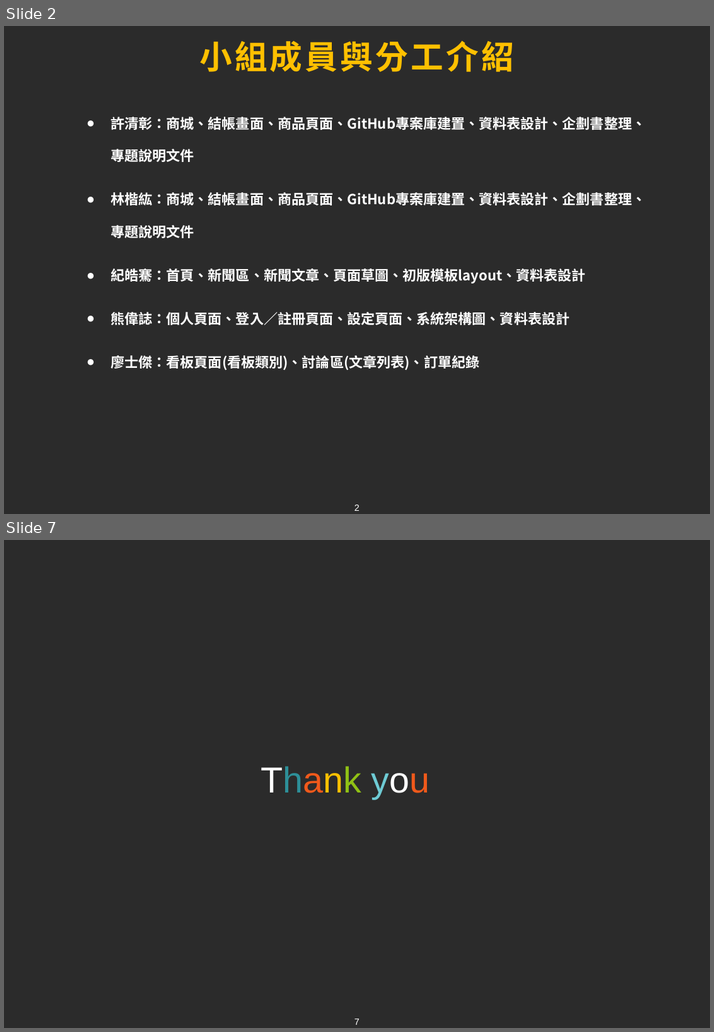
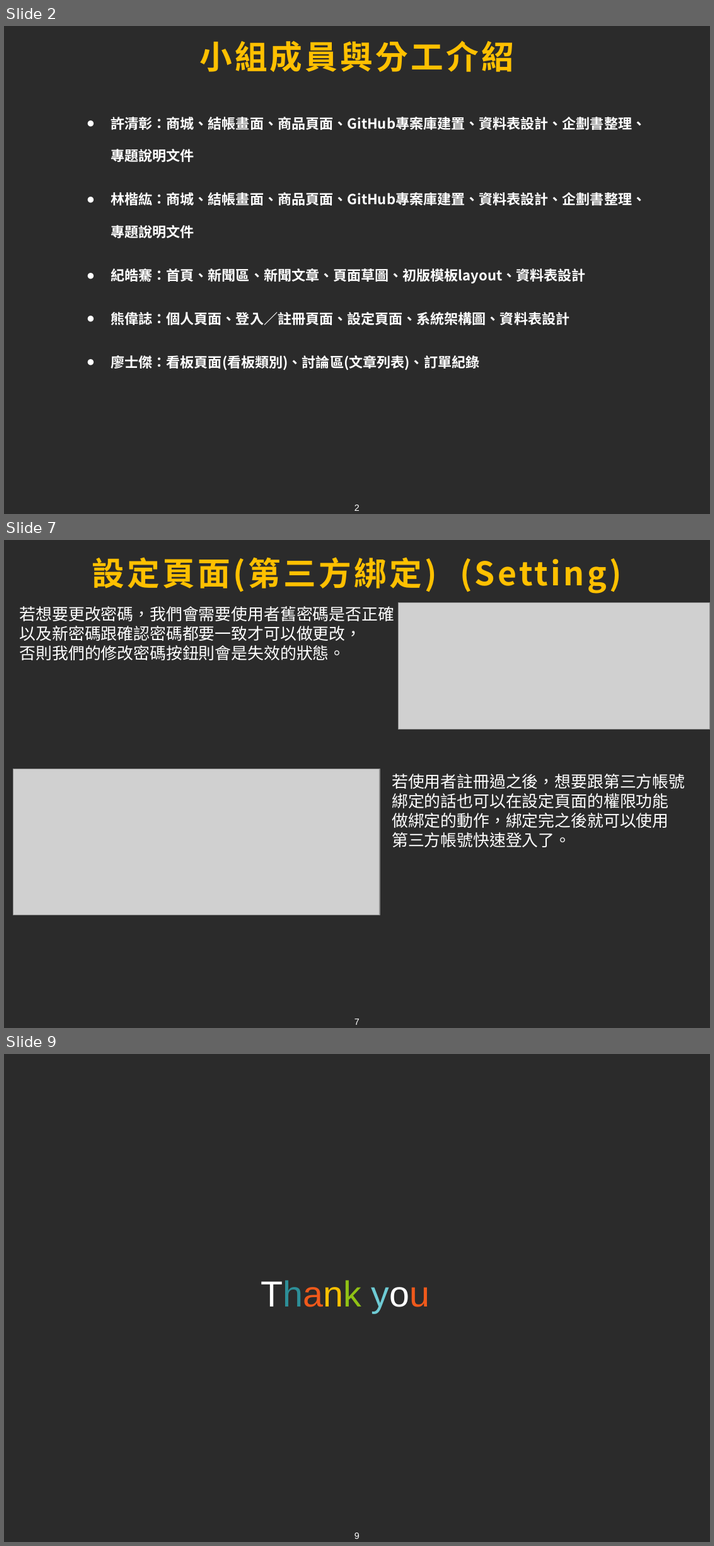
Before and after one commit to tim93009/FinalProject_GameForum, a slide deck: docs/ppt/xiong.pptx. Shown one above the other, each under a label of ours: slides 2 and 7 before the commit, slides 2, 7 and 9 after it; the slides between them are not shown. The pictures are 714x1032 and 714x1546 pixels, drawn with LibreOffice and Linux fonts; fonts in the diff are those of the drawing; grey boxes stand for pictures; background and template pictures are left out; a plain dark background stands for a picture behind light text. Boxes give left, top, right and bottom in pixels: in the first picture for what was removed or moved away, otherwise in the second. Text is boxed around its words. In the diff, an @@ line names an element or a change of style, - is before the commit and + after.

Commit message:
ppt修改

```diff
--- a/docs/ppt/xiong.pptx
+++ b/docs/ppt/xiong.pptx
@@ slide 7 added at (4,540,710,1028), background picture (left out); not listed: 1 template element that a slide beside it also shows @@
@@ title added at (92,557,621,594), 36 pt, text #FFC000, bold @@
+設定頁面(第三方綁定) (Setting)
@@ text added at (20,606,394,660), 18 pt, text #FFFFFF @@
+若想要更改密碼，我們會需要使用者舊密碼是否正確
+以及新密碼跟確認密碼都要一致才可以做更改，
+否則我們的修改密碼按鈕則會是失效的狀態。
@@ picture added at (398,603,710,730) @@
@@ picture added at (13,769,379,915) @@
@@ text added at (391,774,684,847), 18 pt, text #FFFFFF @@
+若使用者註冊過之後，想要跟第三方帳號綁定的話也可以在設定頁面的權限功能
+做綁定的動作，綁定完之後就可以使用
+第三方帳號快速登入了。
@@ what was slide 7 is now slide 9 @@
@@ page number at (354,1533,359,1539): text changed @@
-7
+9
```
Also in this commit, not shown: 3 slides changed, 2 other slides added, 1 slide removed, 4 other files.
